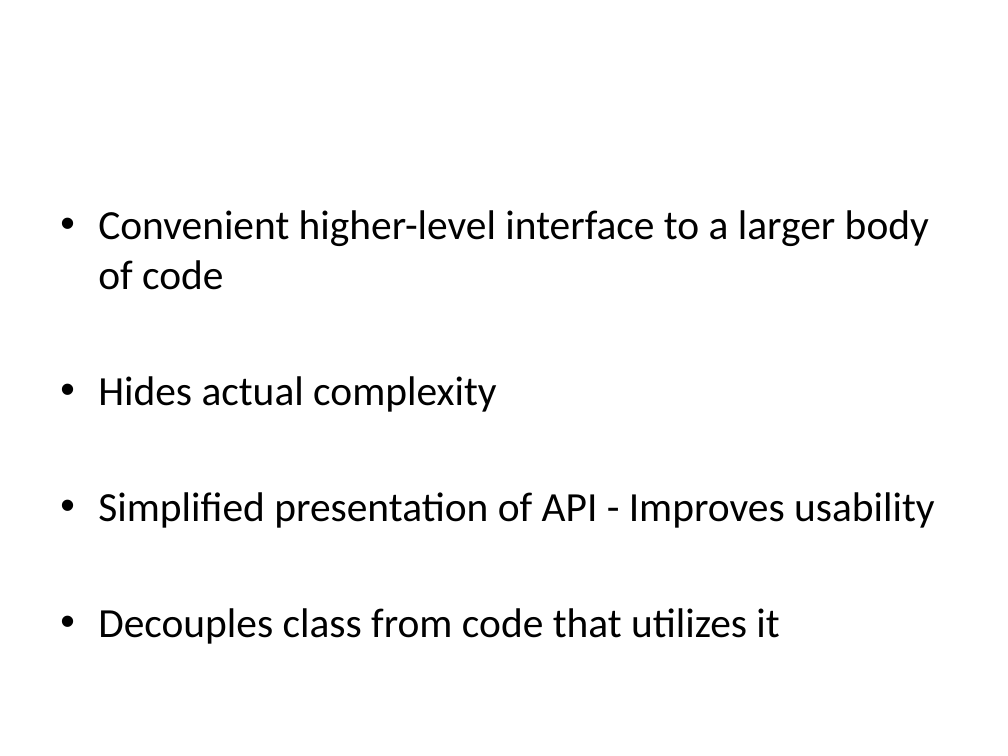
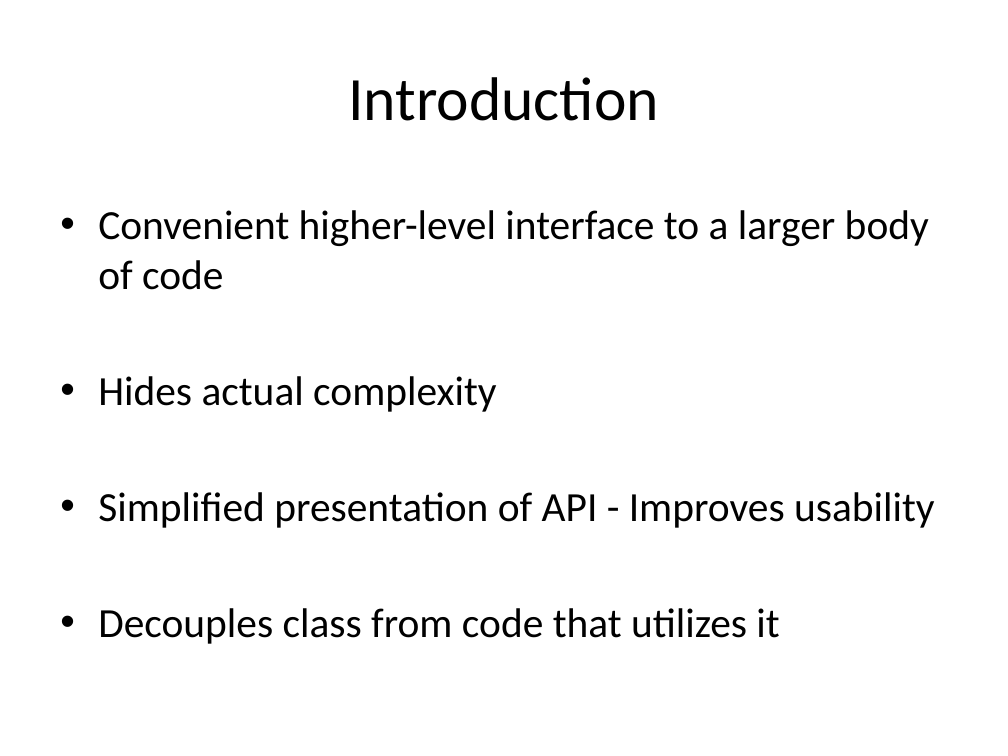
Before and after one commit to chrpapa/Javascript-Seminar, a slide deck: slide 2 of presentation/Presentation.pptx. Drawn at 1008x756 pixels with LibreOffice and Linux fonts; fonts in the diff are those of the drawing. Boxes give left, top, right and bottom in pixels: in the first picture for what was removed or moved away, otherwise in the second. Text is boxed around its words. In the diff, an @@ line names an element or a change of style, - is before the commit and + after.

```diff
--- a/presentation/Presentation.pptx
+++ b/presentation/Presentation.pptx
@@ text added at [348, 77, 659, 121], 44 pt, text #000000 @@
+Introduction
```
Also in this commit, not shown: 3 other slides changed, 9 slides added, 7 other files.
